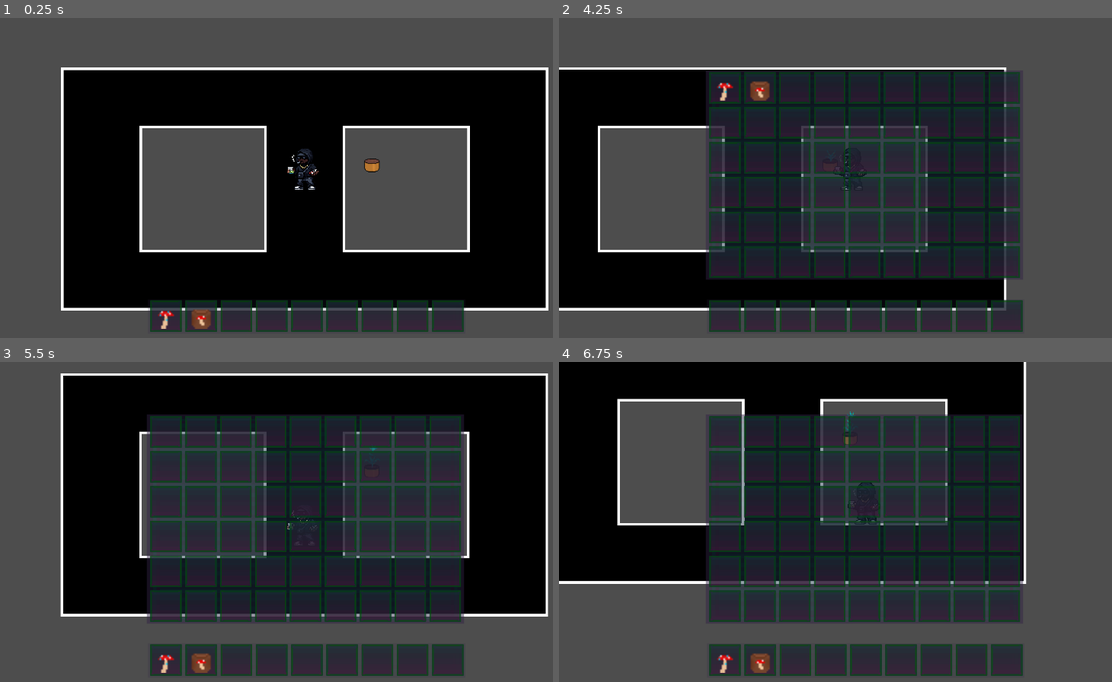
Above: before the commit, frames 1-4 (two rows, left to right).
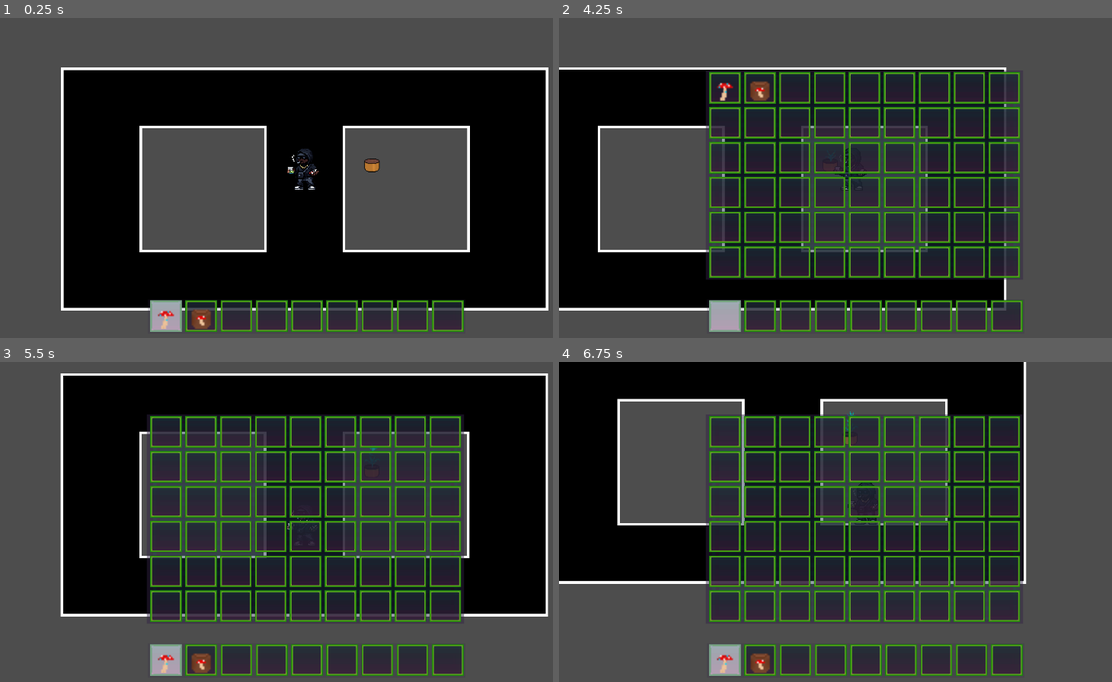
Above: after the commit, the same moments.

Repository: Magical-Schedule/magical-schedule
Game: Godot game, scene res://scenes/dev/playground.tscn
Two runs of this game, one before a commit and one after it. Both use one fixed random seed, a clock stepped at 60 frames per second and the inputs below.
Inputs (mouse positions are in pixels of both pictures, inside the frame that each line leads up to):
- Up to frame 1 (0.25 s): no input
- Up to frame 2 (4.25 s): tap Enter at 0.5 s; move the mouse to (724, 315) at 0.52 s; hold D (move_right) 0.53-1.28 s; hold F (interact) 0.53-1.28 s; click (724, 315) at 0.67 s; move the mouse to (758, 315) at 1.27 s; hold S (move_down) 1.28-2.03 s; tap F (interact) at 1.35, 2.85 s; click (758, 315) at 1.42 s; move the mouse to (796, 315) at 2.02 s; hold D (move_right) 2.03-2.78 s; hold F (interact) 2.03-2.78 s; click (796, 315) at 2.17 s; move the mouse to (829, 315) at 2.77 s; hold W (move_up) 2.78-3.53 s; click (829, 315) at 2.92 s; move the mouse to (863, 315) at 3.52 s; hold A (move_left) from 3.53 s (still down); hold F (interact) from 3.53 s (still down); click (863, 315) at 3.67 s; tap Tab (inventory_toggle) at 4.15 s
- Up to frame 3 (5.5 s): move the mouse to (165, 432) at 4.27 s; release F (interact) at 4.28 s; tap F (interact) at 4.35 s; click (165, 432) at 4.42 s; move the mouse to (199, 432) at 5.02 s; release A (move_left) at 5.03 s; hold S (move_down) from 5.03 s (still down); hold F (interact) from 5.03 s (still down); click (199, 432) at 5.17 s
- Up to frame 4 (6.75 s): move the mouse to (796, 432) at 5.77 s; release S (move_down) at 5.78 s; release F (interact) at 5.78 s; hold D (move_right) 5.78-6.53 s; tap F (interact) at 5.85 s; click (796, 432) at 5.92 s; move the mouse to (829, 432) at 6.52 s; hold W (move_up) from 6.53 s (still down); hold F (interact) from 6.53 s (still down); click (829, 432) at 6.67 s

The runs differ from the first frame. In frame 1, 1.7% of the frame differs, in the area x 27-84%, y 88-99%; in frame 2, 9.5%, in the area x 27-84%, y 16-99%; in frame 3, 9.4%; in frame 4, 9.4%.

Commit message:
Bug fix - fixed active slot

Diff:
--- a/scripts/item-system/inventory/InventorySlot.gd
+++ b/scripts/item-system/inventory/InventorySlot.gd
@@ -2,6 +2,7 @@
 
 @onready var Icon: TextureRect = get_node("IconWrapper/TextureRect")
 @onready var quantity_label: Label = $Label
+@onready var selection_frame: Control = $SelectionFrame1
 
 var slot_data: SlotData
 
@@ -43,3 +44,6 @@
 			target.quantity += slot_data.quantity
 			slot_data.quantity = 0
 			return
+func set_highlight(is_active: bool):
+	if selection_frame:
+		selection_frame.visible = is_active
--- a/scripts/item-system/inventory/InventorySlot.tscn
+++ b/scripts/item-system/inventory/InventorySlot.tscn
@@ -18,9 +18,13 @@
 metadata/_edit_use_anchors_ = true
 
 [node name="SelectionFrame" type="TextureRect" parent="."]
+layout_mode = 2
+texture = ExtResource("2_screb")
+
+[node name="SelectionFrame1" type="ColorRect" parent="."]
 visible = false
 layout_mode = 2
-texture = ExtResource("2_screb")
+mouse_filter = 2
 
 [node name="TextureRect2" type="TextureRect" parent="."]
 modulate = Color(1, 1, 1, 0.5294118)
--- a/scripts/item-system/inventory/InventoryUI.gd
+++ b/scripts/item-system/inventory/InventoryUI.gd
@@ -21,6 +21,7 @@
 	add_item(load("res://scripts/items/Define/mushroom_seed.tres"))
 	populate_grids()
 
+
 #naredi inventory
 func populate_grids():
 	for child in inv_grid.get_children(): child.queue_free()
@@ -33,6 +34,7 @@
 		else:
 			hotbar_grid.add_child(slot_visual)
 		slot_visual.set_slot_data(inventory_data.slots[i])
+	update_hotbar_visuals()
 #inventory toggle z E
 func _input(event):
 	if event.is_action_pressed("inventory_toggle"):
@@ -43,6 +45,11 @@
 		else:
 			Input.mouse_mode = Input.MOUSE_MODE_CAPTURED
 			inventory_data.save_inventory()
+	if event is InputEventMouseButton and event.pressed:
+		if event.button_index == MOUSE_BUTTON_WHEEL_UP:
+			change_active_slot(-1)
+		elif event.button_index == MOUSE_BUTTON_WHEEL_DOWN:
+			change_active_slot(1)
 
 func add_item(item: ItemData, count: int = 1):
 	var search_order = []
@@ -82,6 +89,6 @@
 func check_item():
 	return inventory_data.slots[54+inventory_data.active_slot_index].item_data
 
-func get_item():
+func get_item_from_active():
 	if inventory_data.slots[54+inventory_data.active_slot_index].item_data != null:
 		inventory_data.slots[54+inventory_data.active_slot_index].quantity-=1
Not shown: 1 places in scripts/item-system/inventory/InventorySlot.tscn that only renumber resources
